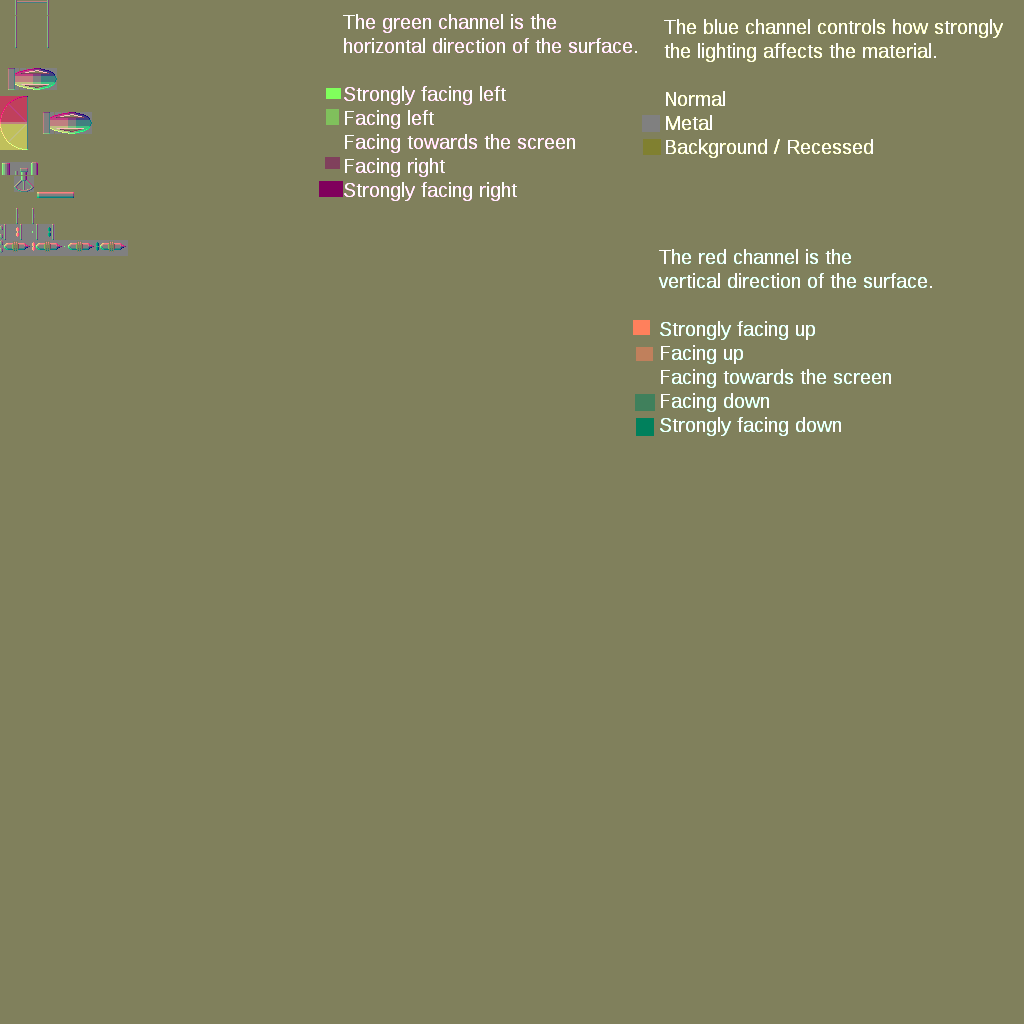
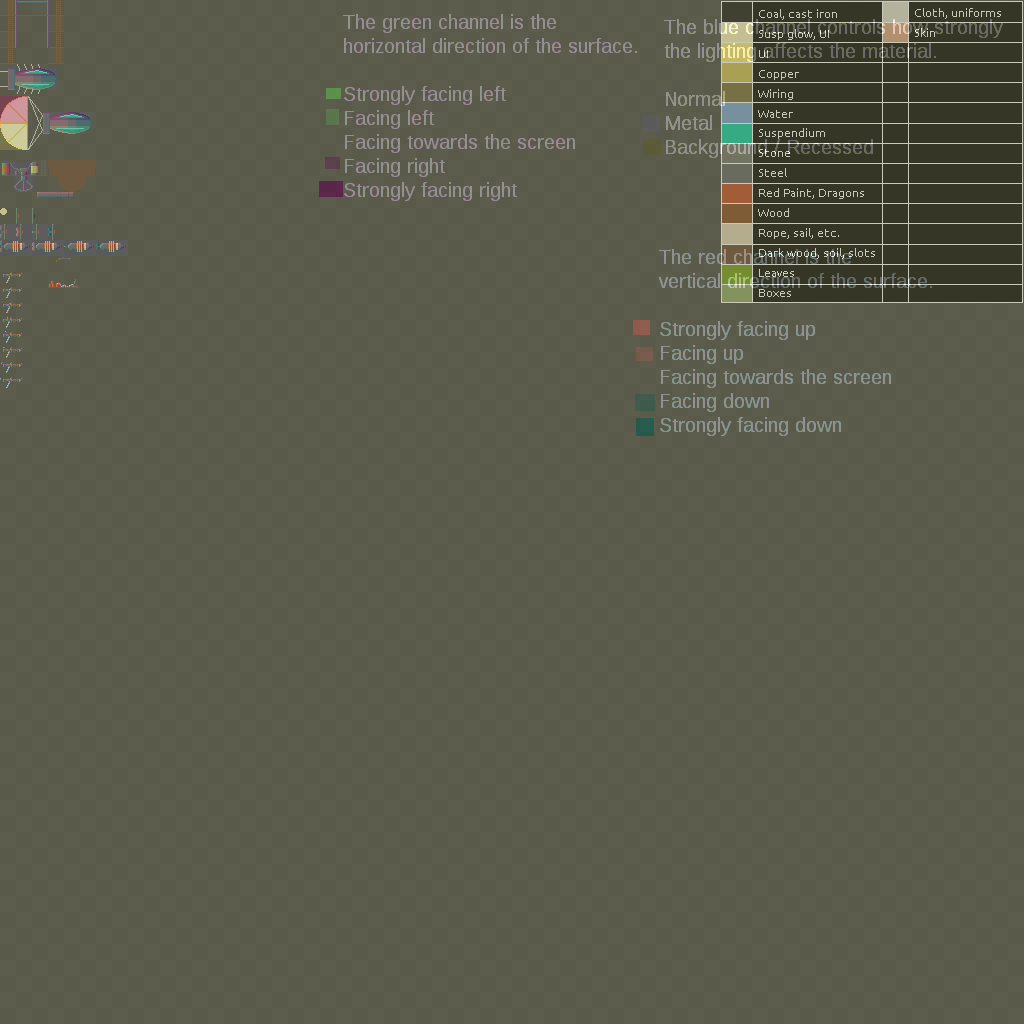
Layers edited between the first and the second 1024 × 1024 image:
"my_spritesheet_bump": opacity 100% → 42% over [0,0,1024,1024]
painted on "Shiny" over [0,257,71,387]
painted on "Horizontal" over [1,258,79,388]
painted on "Vertical" over [0,257,79,388]
showed "my_spritesheet", painted on it over [0,0,1023,388]
showed "16x16 grid" over [0,0,1024,1024]
